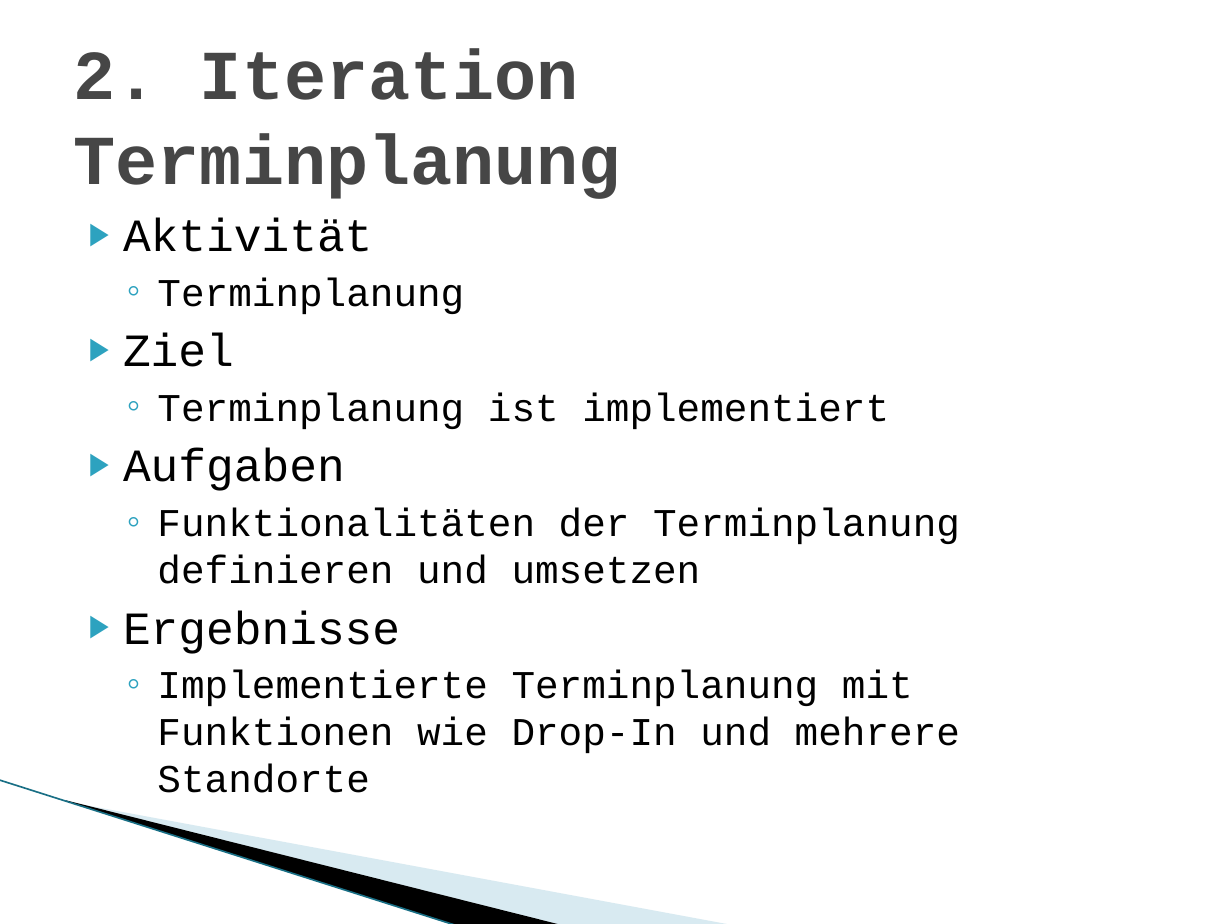
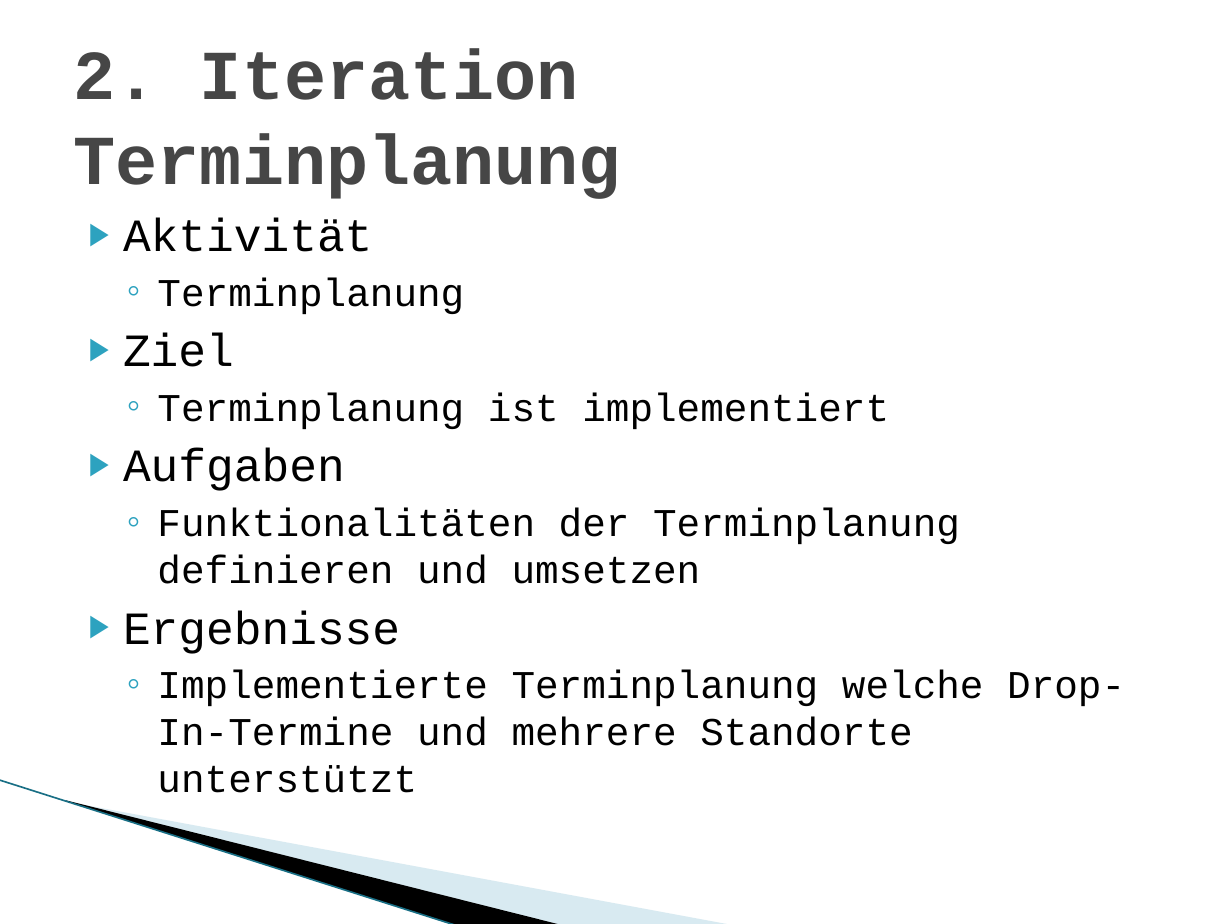
Before and after one commit to MarwinPhilips/ch.bfh.btx8081.w2015.schwarz, a slide deck: slide 12 of Documents/Task 1/Task 1 Introduction to the MHC-PMS, First.pptx. Drawn at 1232x924 pixels with LibreOffice and Linux fonts; fonts in the diff are those of the drawing; background and template pictures are left out. Boxes give left, top, right and bottom in pixels: in the first picture for what was removed or moved away, otherwise in the second. Text is boxed around its words. In the diff, an @@ line names an element or a change of style, - is before the commit and + after.

```diff
--- a/Documents/Task 1/Task 1 Introduction to the MHC-PMS, First.pptx
+++ b/Documents/Task 1/Task 1 Introduction to the MHC-PMS, First.pptx
@@ text at [157,670,1125,793]: text changed @@
-  ◦ Implementierte Terminplanung mit Funktionen wie Drop-In und mehrere Standorte
+  ◦ Implementierte Terminplanung welche Drop-In-Termine und mehrere Standorte unterstützt
```
Also in this commit, not shown: 3 other slides changed.
